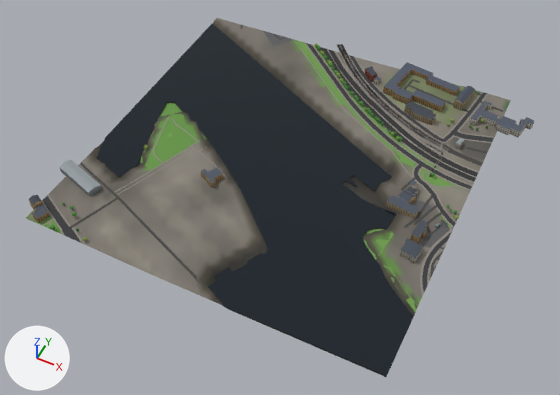
The glTF model glasgow-subway/data/city/city_3_4.glb as it was, and as the next commit left it.
The view is the same before and after, from a 50 mm camera at (-1515.0, -434.0, 777.0) aimed at (-1836.0, 208.0, -27.0). Every picture has the same lights, and +X, +Y and +Z are marked at lower left. The first picture is the older version. Where no turn or scale is listed for an object, it has been applied to the vertices. Vertices at exactly the same position are counted once.

The first picture shows 'buildings_3_4', 'green_3_4', 'rail_3_4', 'roads_3_4', 'terrain_3_4', 'water_3_4'.
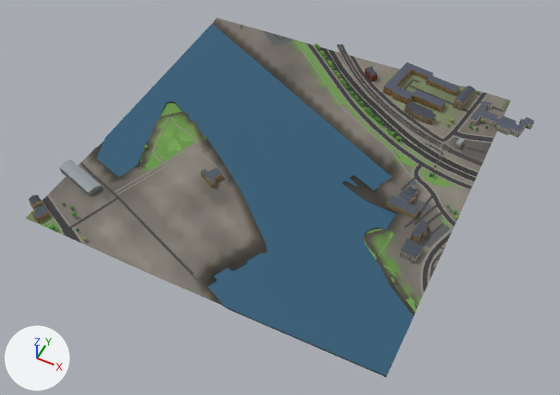
The change, as a list of edits to the scene's bpy script:
```text
Change mat_mat_water:
    where n2 = _N.new('ShaderNodeMix'); n2.name = 'Mix'
    n2.inputs[7].default_value: (0.0331, 0.0946, 0.133, 1.0) -> (0.787, 0.89, 1.0, 1.0)  # 'B', dark cyan #335766 -> 'B', pale blue #e5f2ff
Change me_green_3_4:
    used by ob_green_3_4; location = (-1837.0, 250.0, 8.0)
    remove me_green_3_4.from_pydata(...)  # 296 vertices, 303 faces; spans x -237.0..237.0, y -250.0..250.0, z -7.0..7.0
    add me_green_3_4.from_pydata(...)  # 275 vertices, 261 faces; spans x -237.0..237.0, y -250.0..250.0, z -7.0..7.0
    me_green_3_4 part 1: 24 vertices removed from x -213.0..-149.0, y -84.0..23.0, z -7.0..-3.0; 4 vertices added at x -191.0..-176.0, y -73.0..-6.0, z -4.0..-3.0
    me_green_3_4 part 2: 1 vertex removed from x 155.0, y -76.0, z -4.0
Change me_water_3_4:
    where me_water_3_4.from_pydata(...)  # 372 vertices, 499 faces; spans x -250.0..250.0, y -242.0..242.0, z 0.0
    used by ob_water_3_4; location = (-1850.0, 242.0, 3.0)
    me_water_3_4 part 3: 499 faces centred in x -244.0..248.0, y -240.0..237.0, z 0.0 are repainted in the vertex colours; the middle colour goes from dark blue #2a4d5c to dark blue #326076
```

Boxes (x1, y1, x2, y2) around the edits, measured in the pictures (560 x 395 px):
'water_3_4', surface changed, recoloured (lighter): (97, 24, 414, 376) in both
part 1 of me_green_3_4, reshaped: before (140, 103, 199, 166); after (140, 117, 194, 166)
part 2 of me_green_3_4, deleted: before (363, 229, 389, 251)
